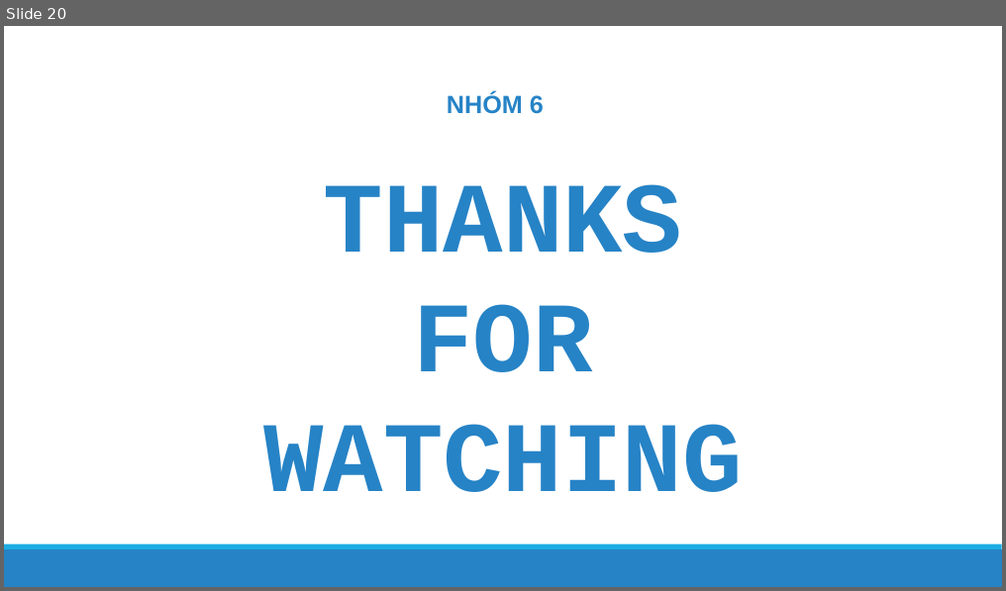
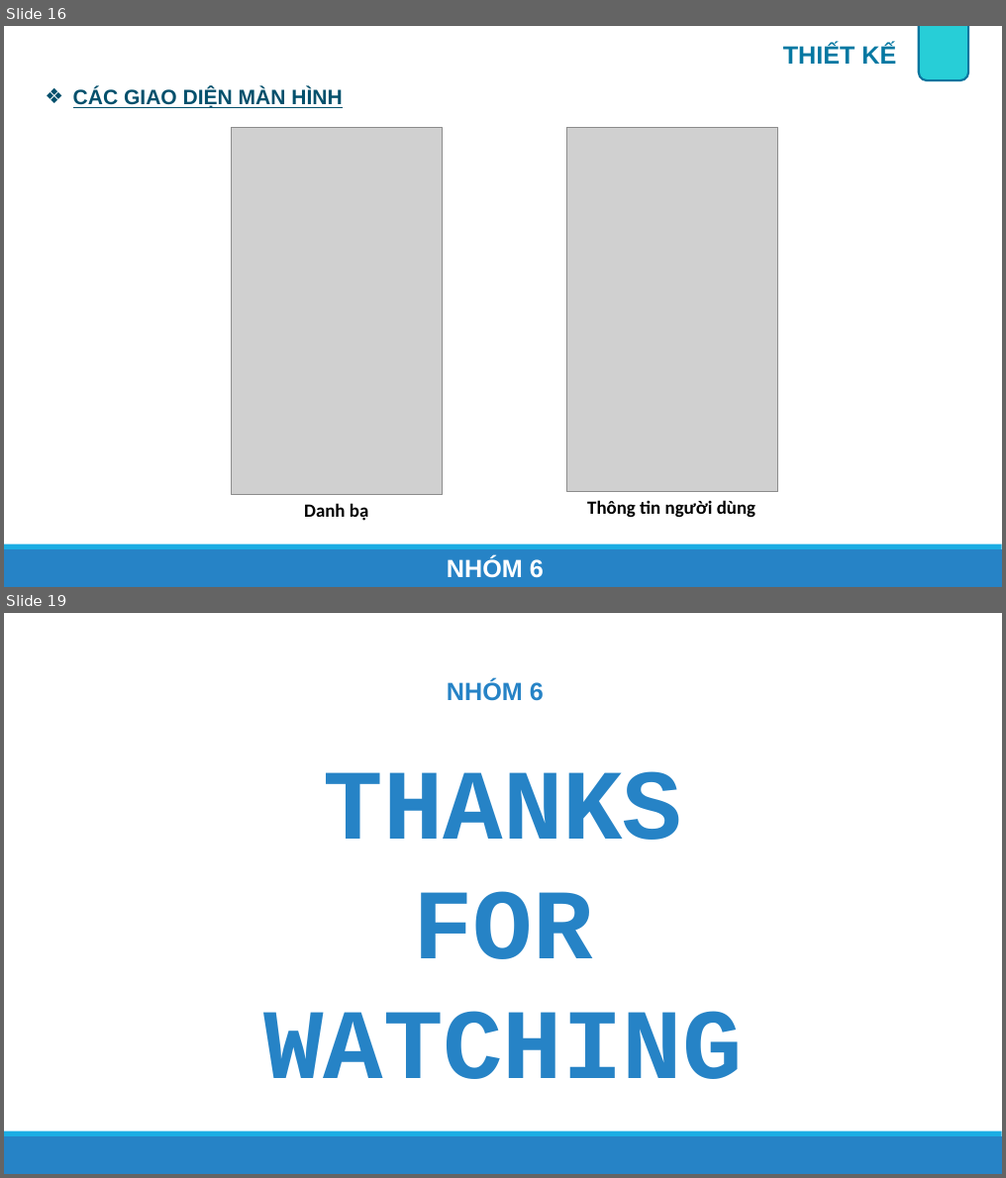
Before and after one commit to onebabyq/ung-dung-quan-li-tin-nhan-congnghemoi, a slide deck: Slide_BaoCao/AppChat_Nhom6.pptx. Shown one above the other, each under a label of ours: slide 20 before the commit, slides 16 and 19 after it; the slides between them are not shown. The pictures are 1006x591 and 1006x1178 pixels, drawn with LibreOffice and Linux fonts; fonts in the diff are those of the drawing; grey boxes stand for pictures. Boxes give left, top, right and bottom in pixels: in the first picture for what was removed or moved away, otherwise in the second. Text is boxed around its words. In the diff, an @@ line names an element or a change of style, - is before the commit and + after.

```diff
--- a/Slide_BaoCao/AppChat_Nhom6.pptx
+++ b/Slide_BaoCao/AppChat_Nhom6.pptx
@@ slide 16 added at box(4, 26, 1002, 587), background #FFFFFF; not listed: 2 template elements that a slide beside it also shows @@
@@ text added at box(783, 44, 896, 64), 24 pt, text #0578A2, bold @@
+THIẾT KẾ
@@ rounded rectangle added at box(919, 26, 969, 80), fill #27CED7, outline #05759E 2 pt @@
@@ text added at box(73, 88, 342, 108), 20 pt, text #03506C, bold, underline @@
+❖ CÁC GIAO DIỆN MÀN HÌNH
@@ picture added at box(232, 128, 443, 495) @@
@@ picture added at box(567, 128, 778, 492) @@
@@ text added at box(587, 500, 755, 518), 18 pt, text #000000, bold @@
+Thông tin người dùng
@@ text added at box(304, 503, 368, 521), 18 pt, text #000000, bold @@
+Danh bạ
@@ text added at box(447, 558, 544, 578), 24 pt, text #FFFFFF, bold @@
+NHÓM 6
@@ what was slide 20 is now slide 19 @@
```
Also in this commit, not shown: 8 slides changed, 1 other slide added, 3 slides removed.
